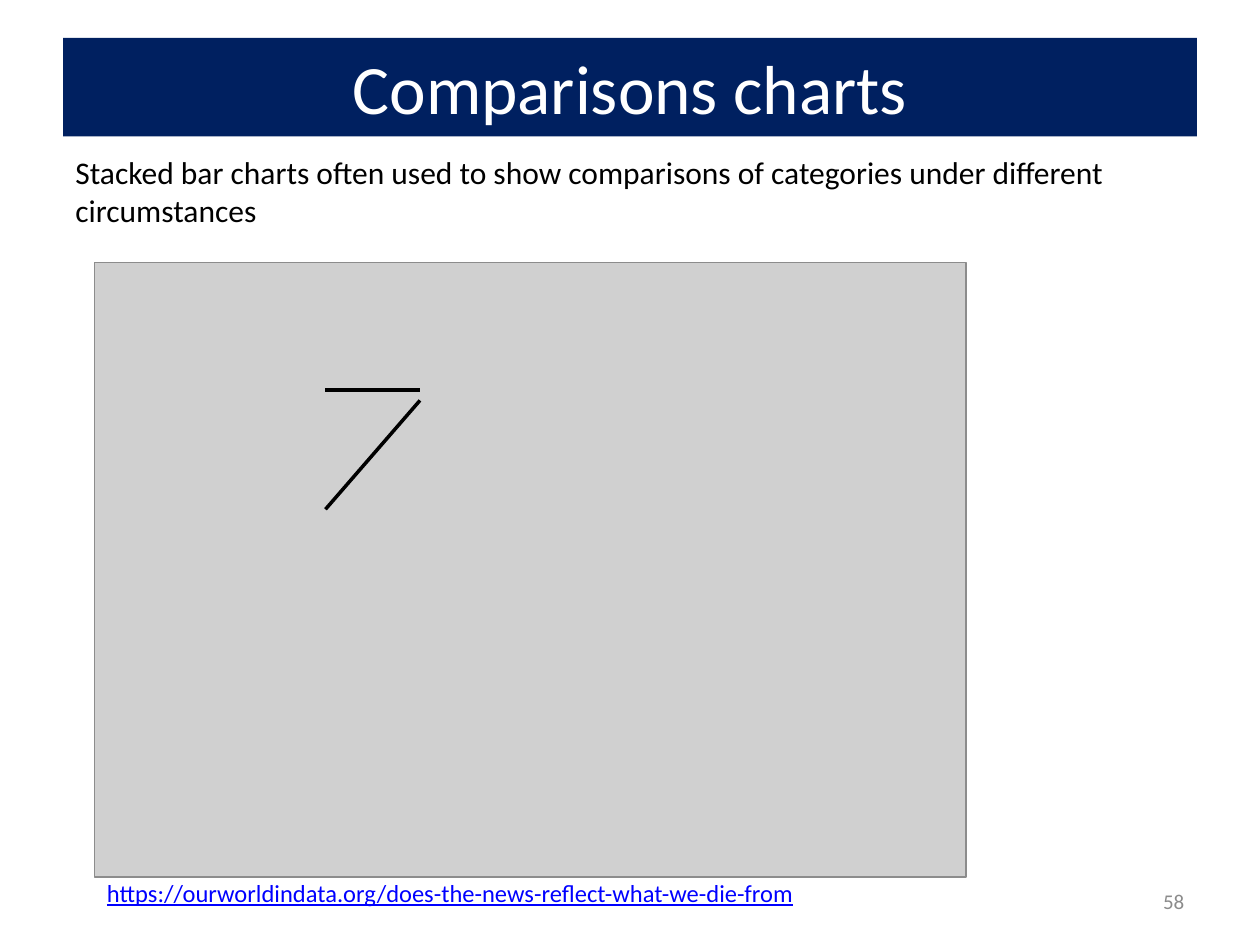
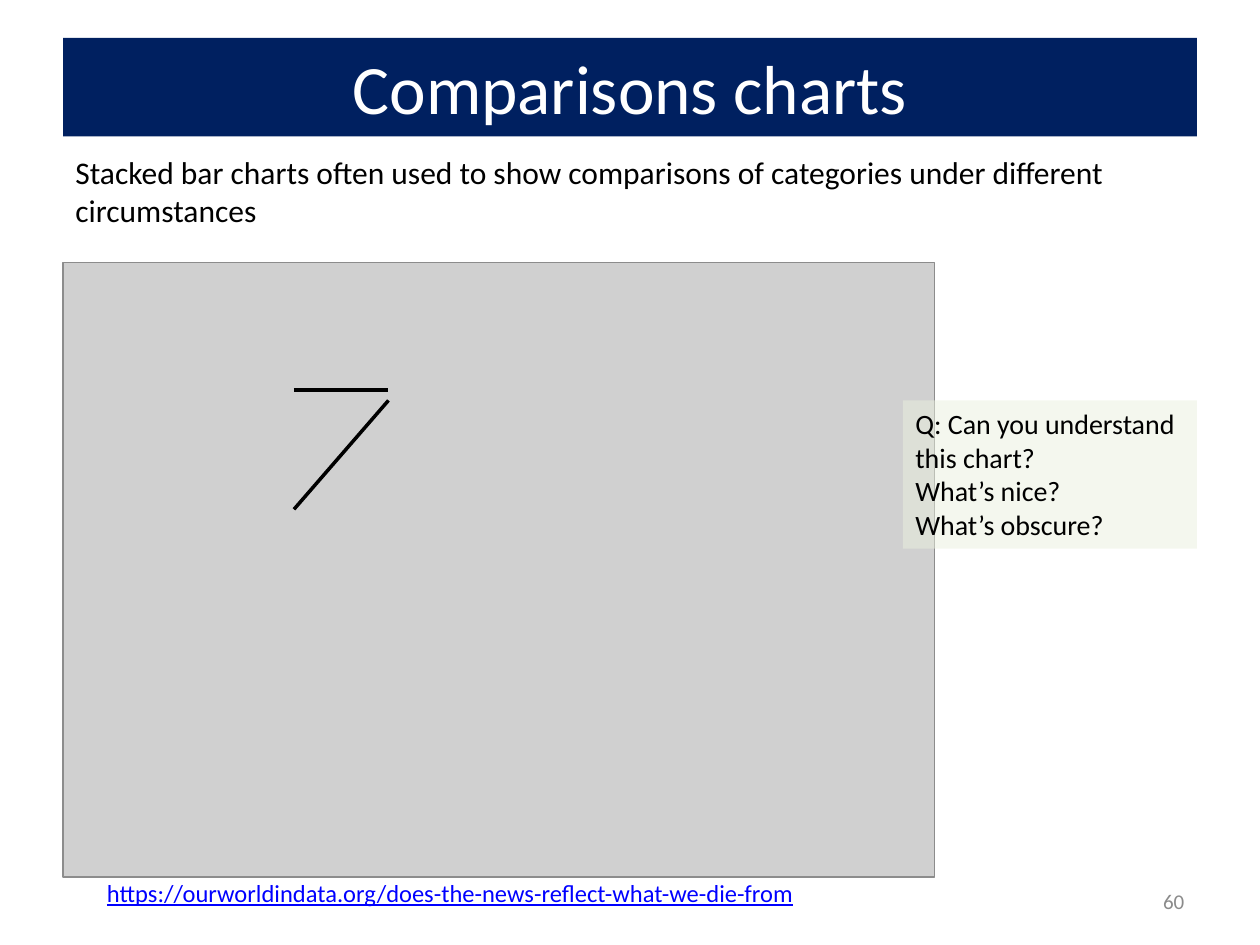
Before and after one commit to friendly/psy6136, a slide deck: slide 60 of docs/lectures/01-Overview.pptx (slide 58 before the commit). Drawn at 1260x945 pixels with LibreOffice and Linux fonts; fonts in the diff are those of the drawing; grey boxes stand for pictures. Boxes give left, top, right and bottom in pixels: in the first picture for what was removed or moved away, otherwise in the second. Text is boxed around its words. In the diff, an @@ line names an element or a change of style, - is before the commit and + after.

```diff
--- a/docs/lectures/01-Overview.pptx
+++ b/docs/lectures/01-Overview.pptx
@@ 2 lines, 1 picture: place and size @@
-2 lines, 1 picture at (94,262,966,877)
+2 lines, 1 picture at (63,262,935,877)
@@ rectangle added at (903,401,1197,549), fill #EBF1DE at 50% opacity, 16 pt, text #000000 @@
+Q: Can you understand this chart?
+What’s nice?
+What’s obscure?
@@ page number at (1163,895,1184,909): text changed @@
-58
+60
```
Also in this commit, not shown: 22 other slides changed, 2 slides added, 16 other files.
